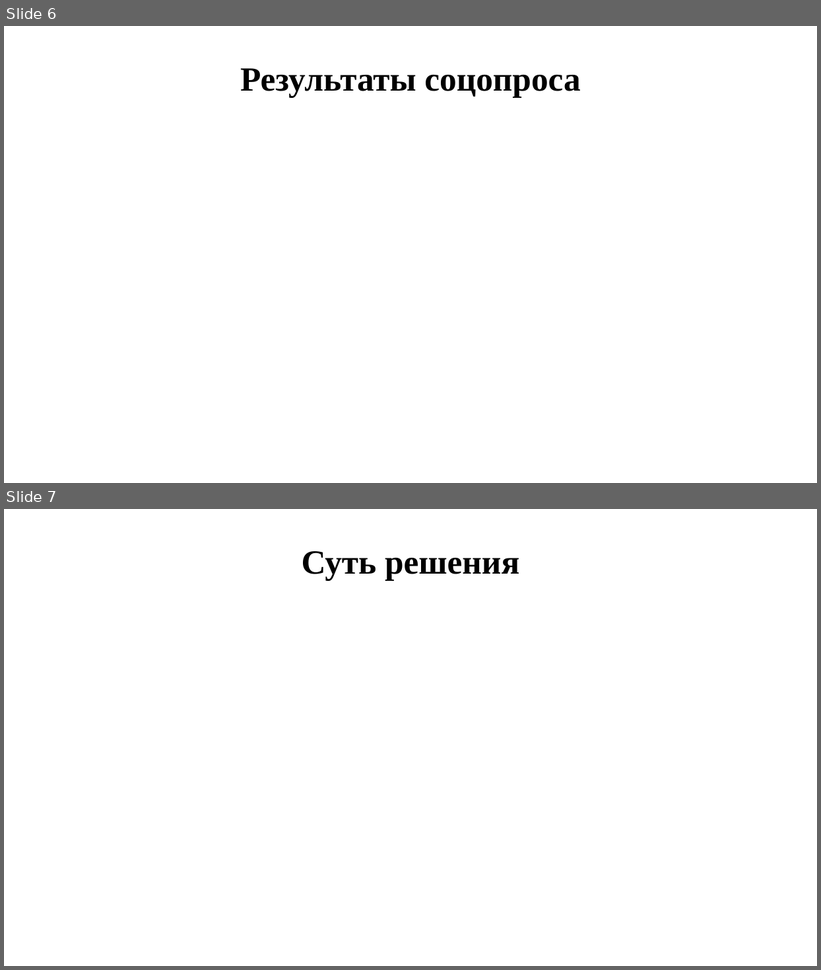
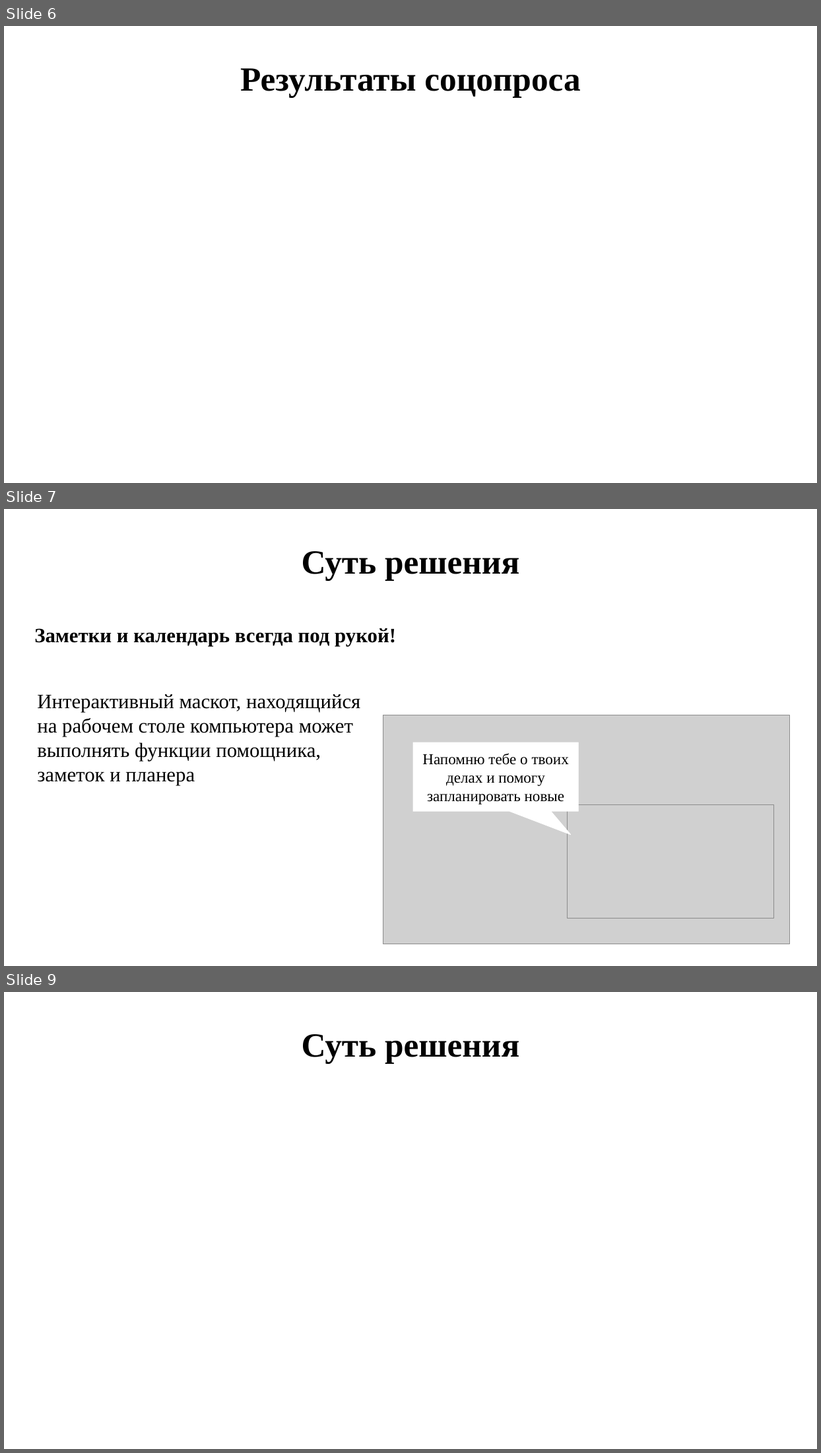
Before and after one commit to DronSyperlol/VirtualCurator, a slide deck: Docs/Presentation.pptx. Shown one above the other, each under a label of ours: slides 6 and 7 before the commit, slides 6, 7 and 9 after it; the slides between them are not shown. The pictures are 821x970 and 821x1453 pixels, drawn with LibreOffice and Linux fonts; fonts in the diff are those of the drawing; grey boxes stand for pictures. Boxes give left, top, right and bottom in pixels: in the first picture for what was removed or moved away, otherwise in the second. Text is boxed around its words. In the diff, an @@ line names an element or a change of style, - is before the commit and + after.

Commit message:
add(docs): Суть решения

```diff
--- a/Docs/Presentation.pptx
+++ b/Docs/Presentation.pptx
@@ slide 7 added at [4, 509, 817, 966], background #FFFFFF @@
@@ text added at [302, 551, 519, 580], 40 pt, text #000000, bold @@
+Суть решения
@@ text added at [34, 628, 396, 646], 24 pt, text #000000, bold @@
+Заметки и календарь всегда под рукой!
@@ text added at [37, 694, 360, 786], 24 pt, text #000000 @@
+Интерактивный маскот, находящийся на рабочем столе компьютера может выполнять функции помощника, заметок и планера
@@ picture added at [384, 716, 790, 945] @@
@@ speech box added at [413, 743, 579, 811], fill #FFFFFF, outline #FFFFFF 0.75 pt, 18 pt, text #000000 @@
+Напомню тебе о твоих делах и помогу запланировать новые
@@ picture added at [567, 805, 774, 919] @@
@@ what was slide 7 is now slide 9 @@
```
Also in this commit, not shown: 1 slide changed, 1 other slide added.
